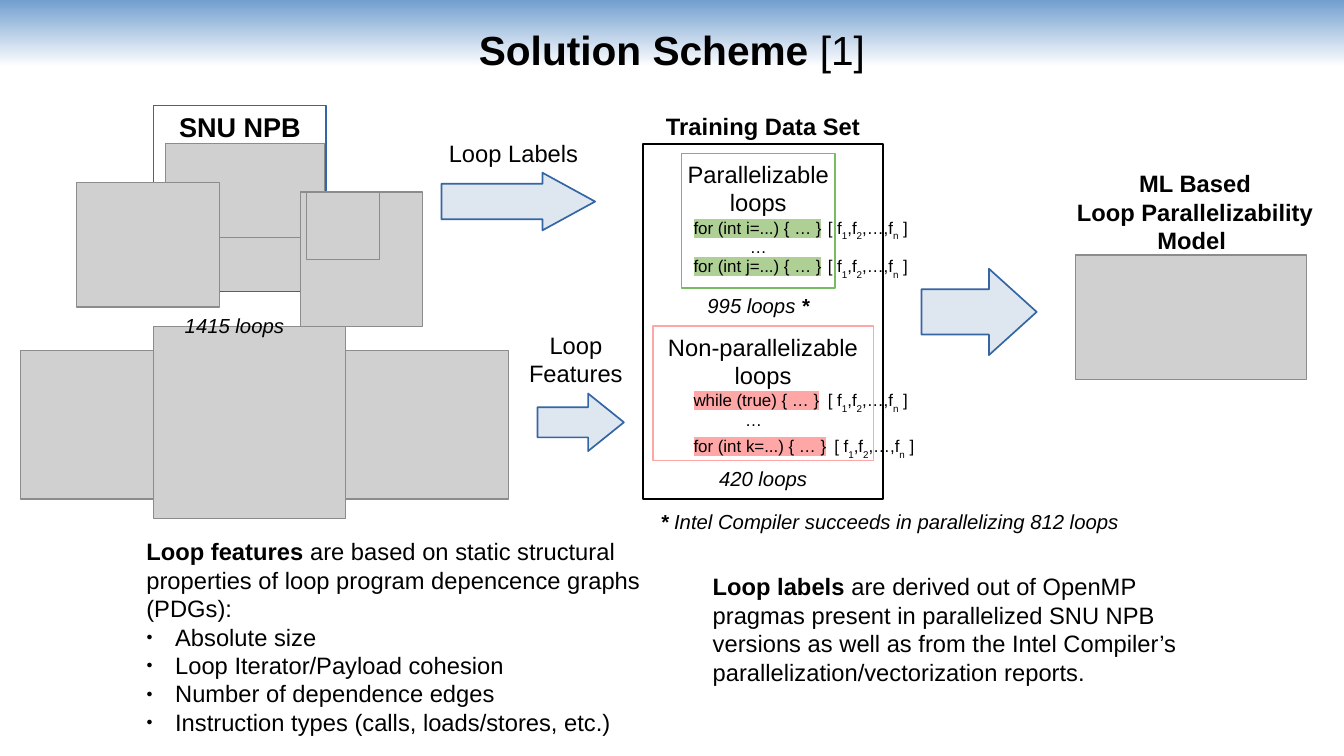
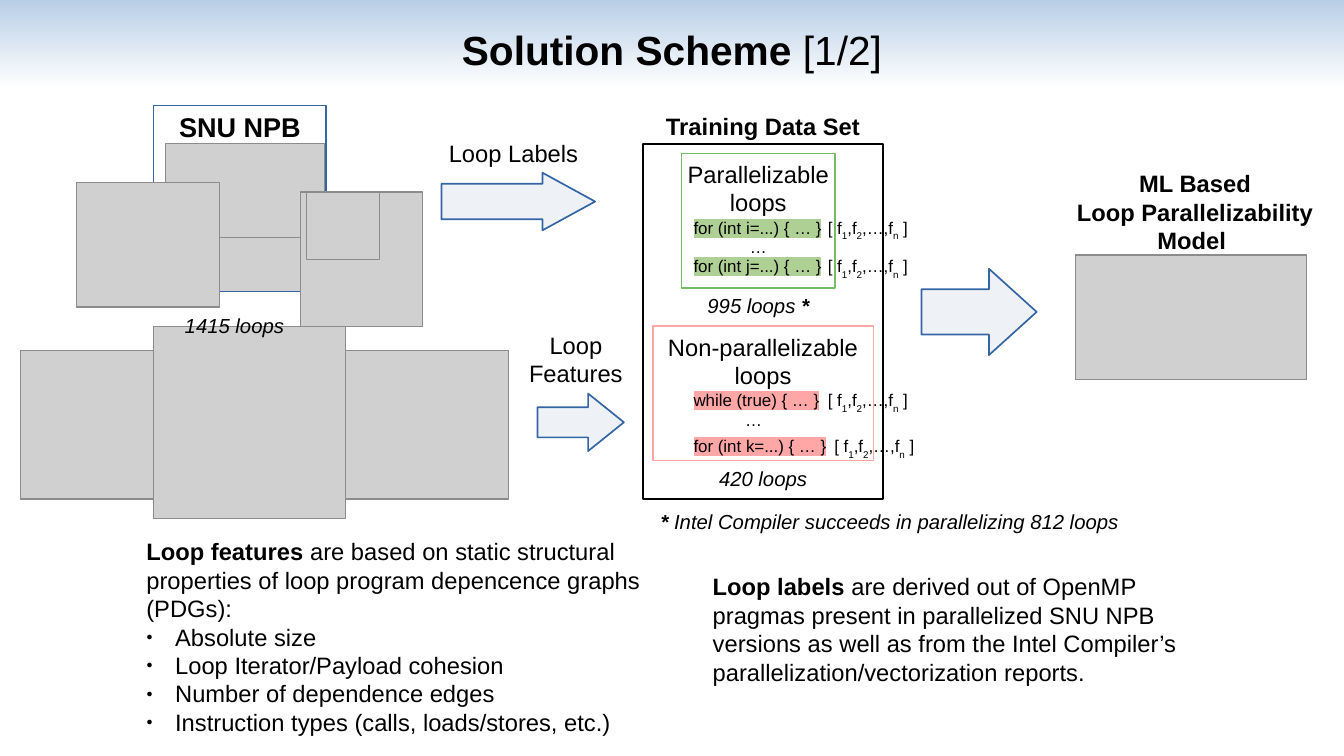
Before and after one commit to harel-coffee/PParMetrics-auto, a slide deck: slide 50 of doc/AI_SEPS_2019_talk/presentation.odp (slide 9 before the commit). Drawn at 1344x756 pixels with LibreOffice and Linux fonts; fonts in the diff are those of the drawing; grey boxes stand for pictures. Boxes give left, top, right and bottom in pixels: in the first picture for what was removed or moved away, otherwise in the second. Text is boxed around its words. In the diff, an @@ line names an element or a change of style, - is before the commit and + after.

```diff
--- a/doc/AI_SEPS_2019_talk/presentation.odp
+++ b/doc/AI_SEPS_2019_talk/presentation.odp
@@ rectangle: place and size @@
-rectangle at <box>0,0,1344,67</box>
+rectangle at <box>0,0,1344,87</box>
@@ text at <box>462,35,882,72</box>: text changed @@
-Solution Scheme [1]
+Solution Scheme [1/2]
@@ fill #DEE6EF to #DEE6EF at 50% opacity in 3 elements at <box>922,268,1037,355</box>, <box>441,173,595,231</box>, <box>538,394,624,451</box> @@
```
Also in this commit, not shown: 14 other slides changed, 36 slides added, 3 slides removed, 5 other files.
